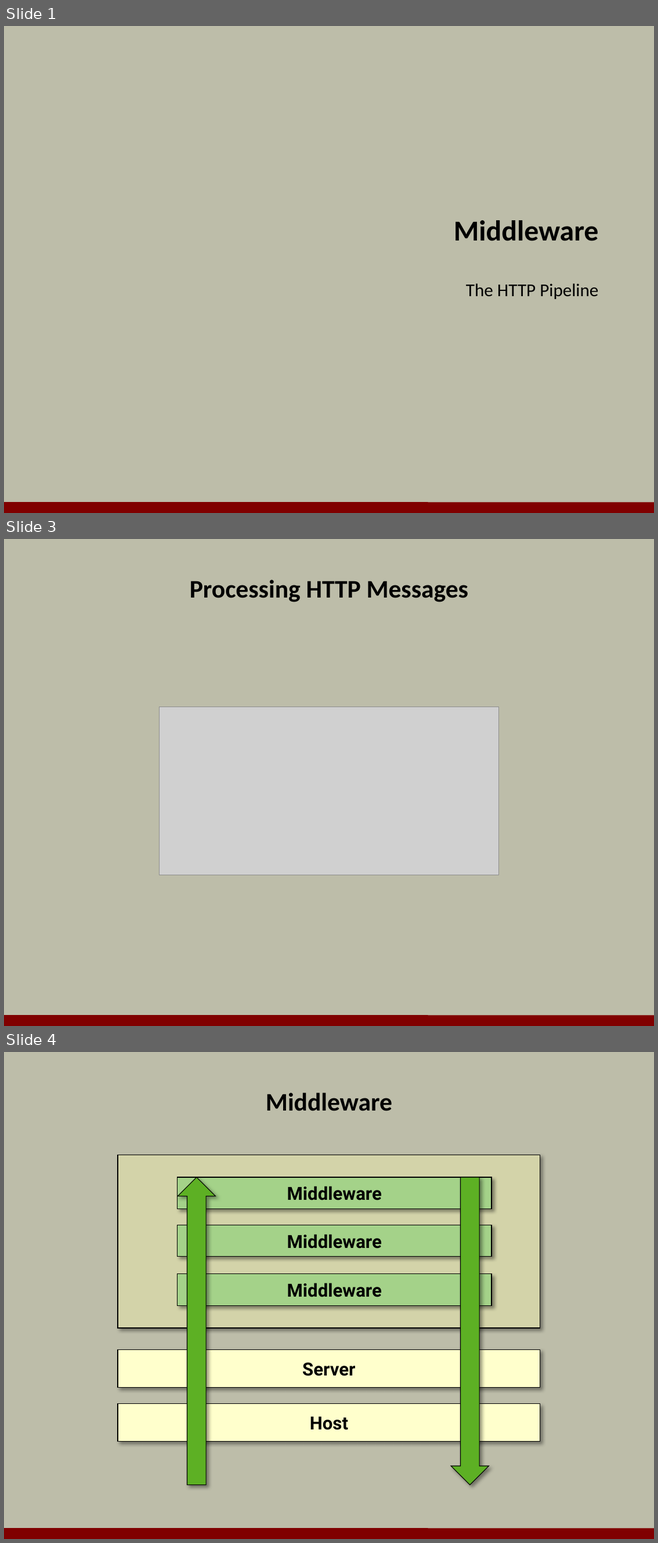
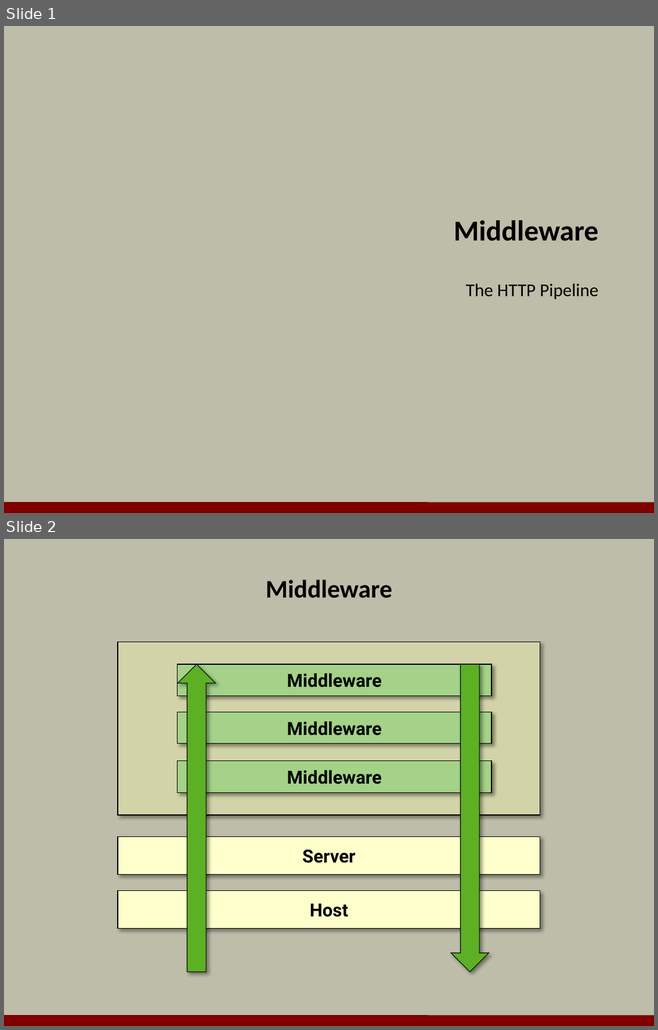
Before and after one commit to OdeToCode/classes, a slide deck: aspnet5/slides/02_Middleware.pptx. Shown one above the other, each under a label of ours: slides 1, 3 and 4 before the commit, slides 1 and 2 after it; the slides between them are not shown. The pictures are 658x1543 and 658x1030 pixels, drawn with LibreOffice and Linux fonts; fonts in the diff are those of the drawing; grey boxes stand for pictures; background and template pictures are left out. Boxes give left, top, right and bottom in pixels: in the first picture for what was removed or moved away, otherwise in the second. Text is boxed around its words. In the diff, an @@ line names an element or a change of style, - is before the commit and + after.

```diff
--- a/aspnet5/slides/02_Middleware.pptx
+++ b/aspnet5/slides/02_Middleware.pptx
@@ slide 3 removed at (4, 539, 654, 1026), background #BDBDA9; not listed: 1 template element that a slide beside it also shows @@
@@ title removed at (190, 580, 468, 602) @@
-Processing HTTP Messages
@@ picture removed at (159, 707, 498, 875) @@
@@ what was slide 4 is now slide 2 @@
```
Also in this commit, not shown: 1 other slide removed, 1 other file.
